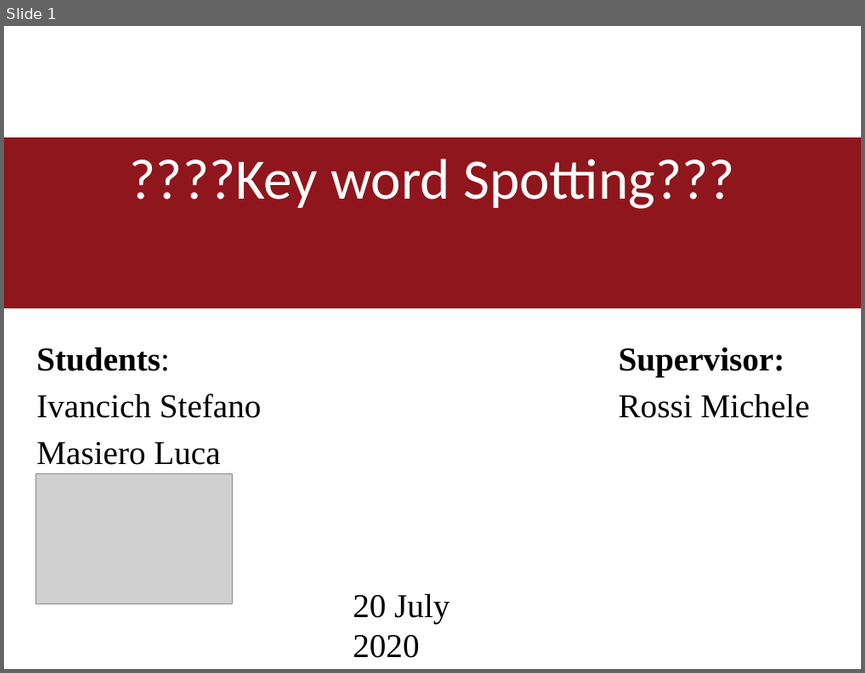
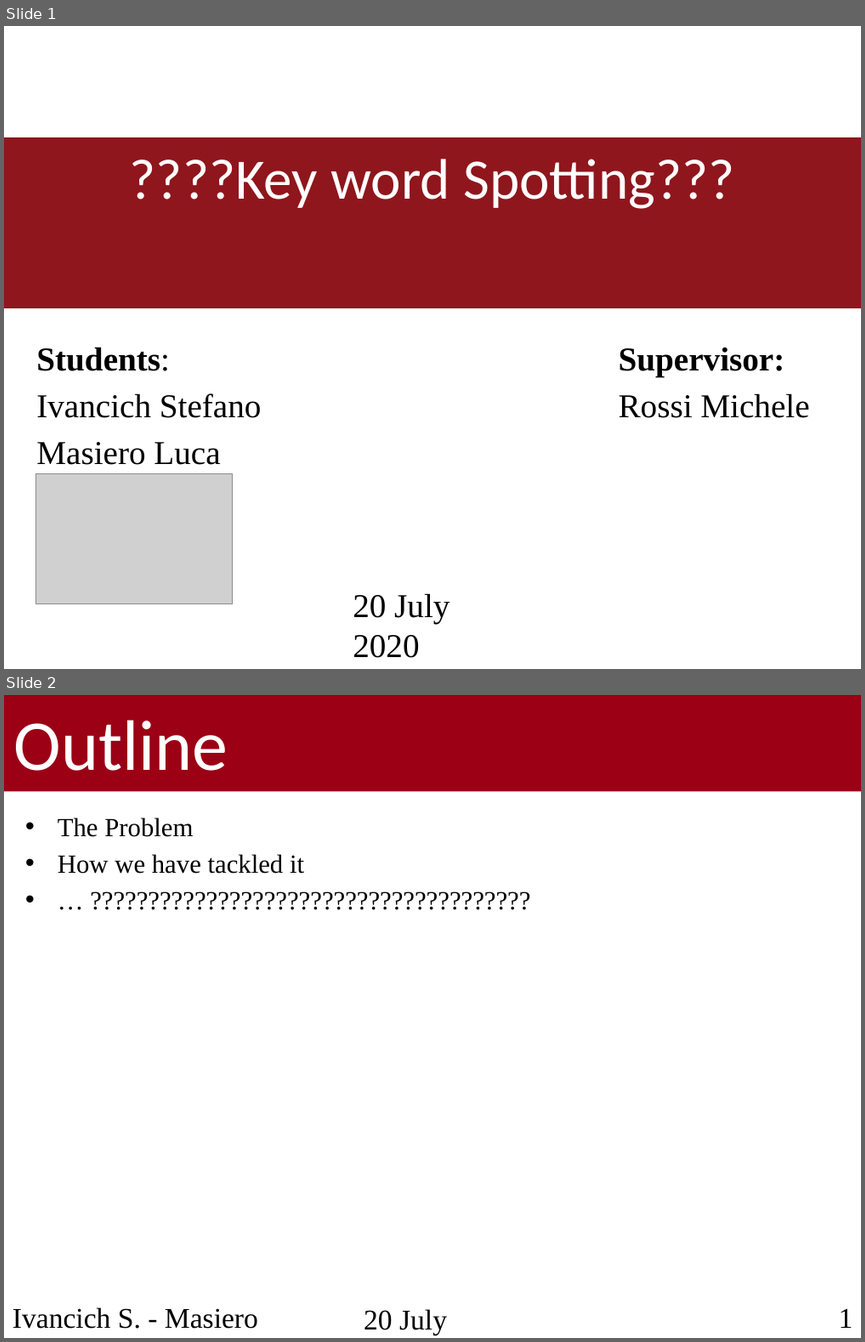
Before and after one commit to ivaste/KeyWordSpotting, a slide deck: Presentation/Presentation.pptx. Shown one above the other, each under a label of ours: slide 1 before the commit, slides 1 and 2 after it. The pictures are 865x673 and 865x1342 pixels, drawn with LibreOffice and Linux fonts; fonts in the diff are those of the drawing; grey boxes stand for pictures; background and template pictures are left out. Boxes give left, top, right and bottom in pixels: in the first picture for what was removed or moved away, otherwise in the second. Text is boxed around its words. In the diff, an @@ line names an element or a change of style, - is before the commit and + after.

```diff
--- a/Presentation/Presentation.pptx
+++ b/Presentation/Presentation.pptx
@@ slide 2 added at (4, 695, 861, 1338), background #FFFFFF @@
@@ rectangle added at (4, 695, 861, 792), fill #9B0014 @@
@@ text added at (14, 720, 228, 771), 60 pt, text #FFFFFF @@
+Outline
@@ text added at (58, 817, 304, 873), 22 pt, text #000000 @@
+• The Problem
+• How we have tackled it
+• … ??????????????????????????????????????
@@ text added at (12, 1307, 258, 1328), 24 pt, text #000000 @@
+Ivancich S. - Masiero L.
@@ text added at (364, 1309, 447, 1334), 24 pt, text #000000 @@
+20 July 2020
@@ text added at (839, 1309, 853, 1327), 24 pt, text #000000 @@
+1
```
Also in this commit, not shown: 2 slides changed, 3 other slides added, 3 slides removed.
